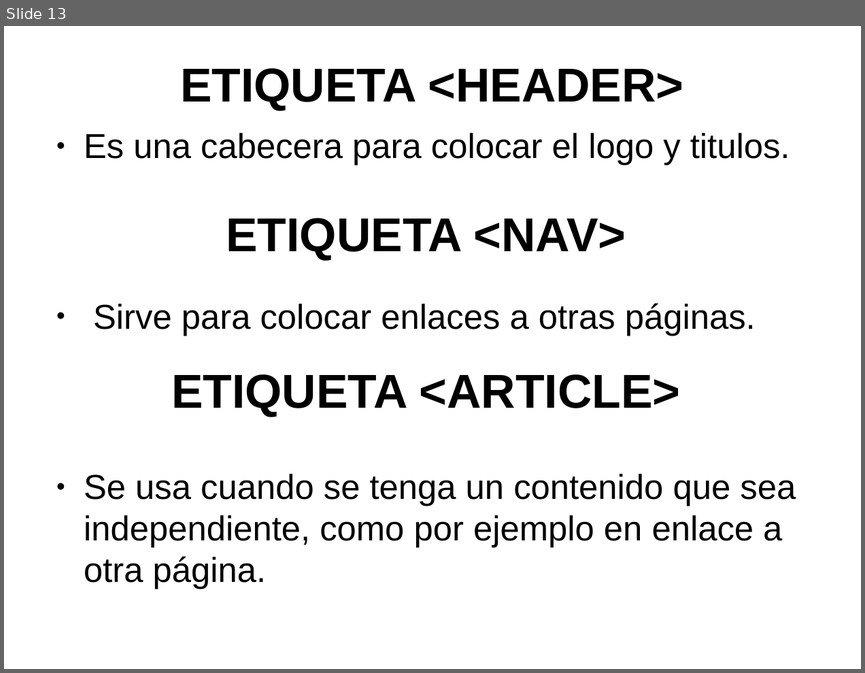
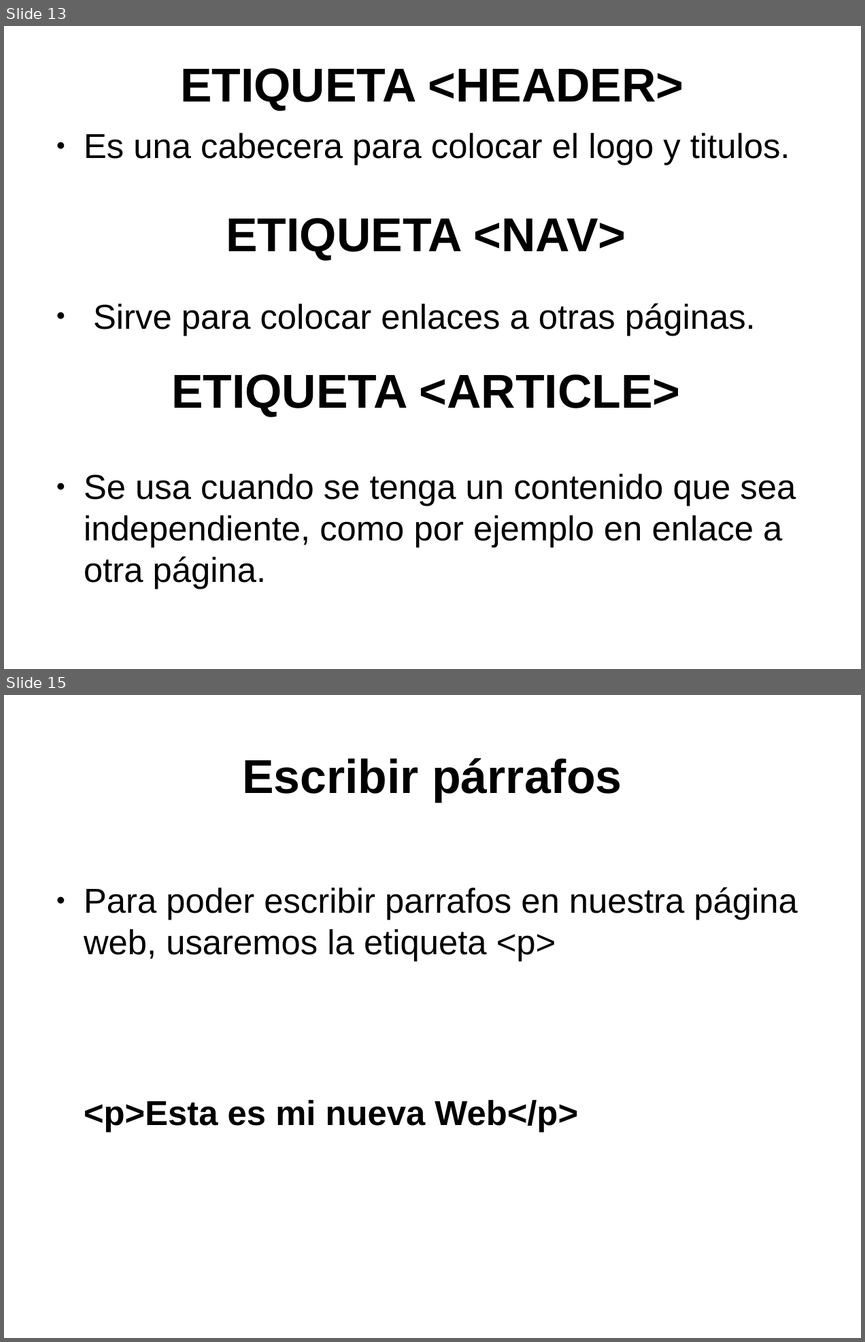
Before and after one commit to toblerone554/CampusInfantil2016, a slide deck: Veteranos/html/PresentaciónHTML.odp. Shown one above the other, each under a label of ours: slide 13 before the commit, slides 13 and 15 after it; the slides between them are not shown. The pictures are 865x673 and 865x1342 pixels, drawn with LibreOffice and Linux fonts; fonts in the diff are those of the drawing. Boxes give left, top, right and bottom in pixels: in the first picture for what was removed or moved away, otherwise in the second. Text is boxed around its words. In the diff, an @@ line names an element or a change of style, - is before the commit and + after.

```diff
--- a/Veteranos/html/PresentaciónHTML.odp
+++ b/Veteranos/html/PresentaciónHTML.odp
@@ slide 15 added at [4,695,861,1338], background #FFFFFF @@
@@ title added at [242,758,621,802], 44 pt, text #000000, bold @@
+Escribir párrafos
@@ text added at [84,887,798,1132], 32 pt, text #000000 @@
+● Para poder escribir parrafos en nuestra página web, usaremos la etiqueta <p>
+<p>Esta es mi nueva Web</p>
```
Also in this commit, not shown: 1 slide changed, 3 other slides added, 3 slides removed, 2 other files.
